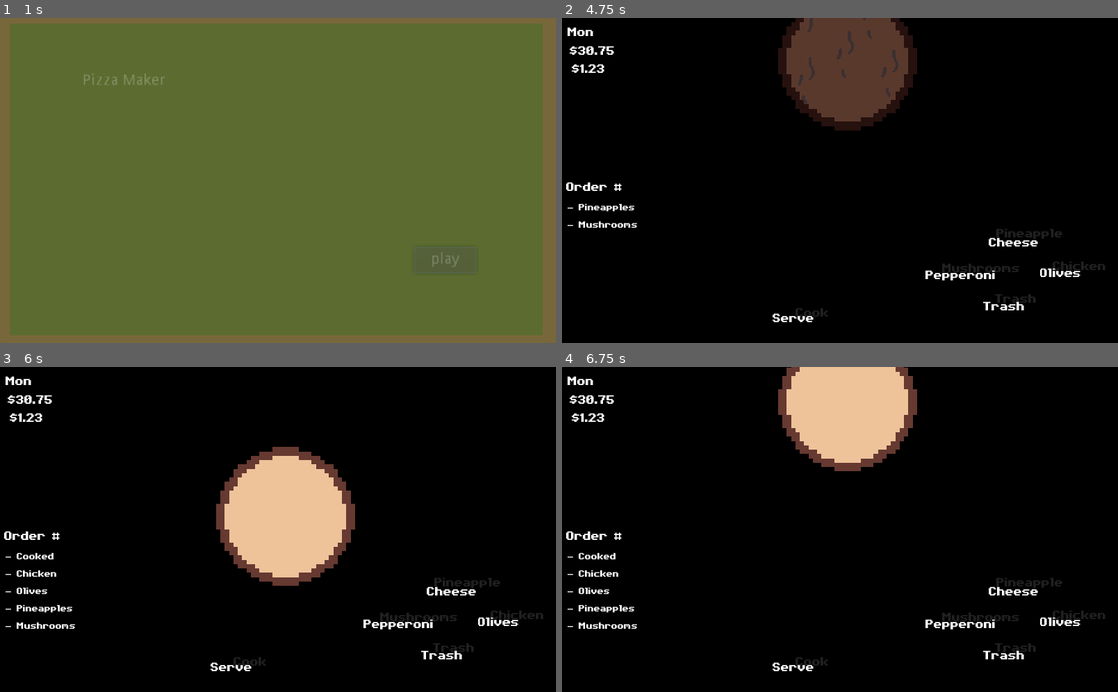
Above: before the commit, frames 1-4 (two rows, left to right).
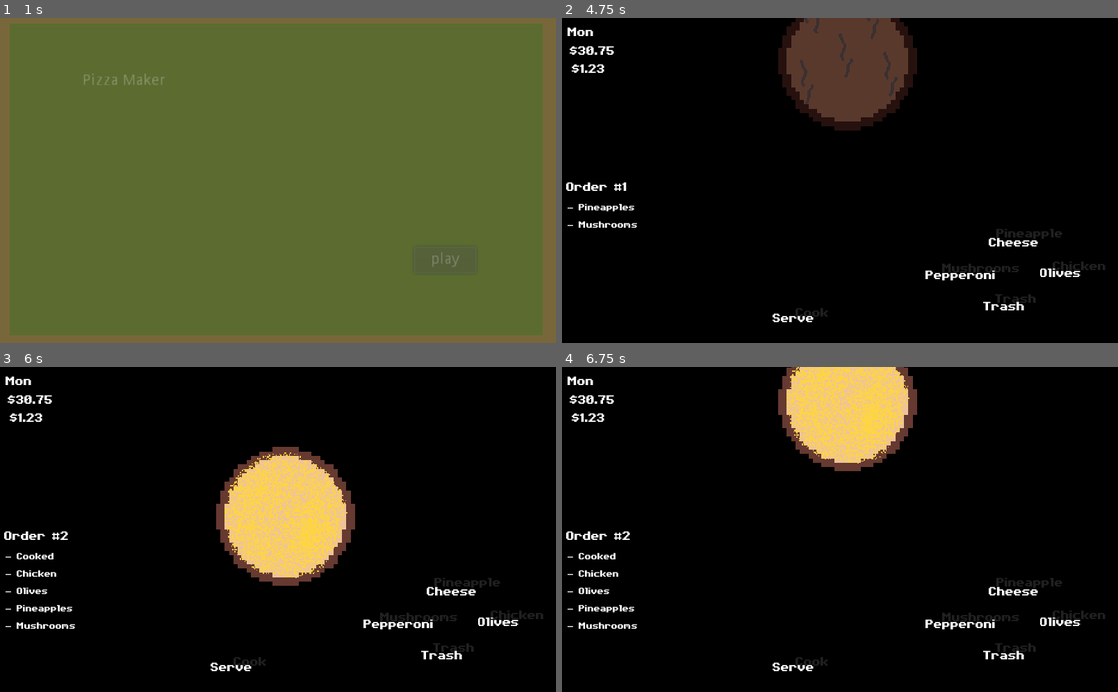
Above: after the commit, the same moments.

Repository: Boyquotes/pizza-maker
Game: Godot game, scene res://game/scene/main_menu.tscn
Same seed, same stepped clock (60 frames per second), same inputs: the game is played once before the commit and once after it.
Inputs:
- Up to frame 1 (1 s): click "play" at 0.5 s
- Up to frame 2 (4.75 s): tap Enter (ui_accept) at 1.25, 1.52, 2.27, 3.5, 3.77, 4.25, 4.52 s; hold Up (up_topping) 1.28-2.78 s; hold Shift (left_shift) 2.78-4.28 s; hold Down (down_topping) from 4.28 s (still down)
- Up to frame 3 (6 s): release Down (down_topping) at 5.03 s; hold Right (right_topping) 5.03-5.78 s; tap Enter (ui_accept) at 5.27 s; hold Up (up_topping) from 5.78 s (still down)
- Up to frame 4 (6.75 s): tap Enter (ui_accept) at 6.5 s; release Up (up_topping) at 6.53 s; hold Right (right_topping) from 6.53 s (still down)

Frame 1 is identical in both runs. In frame 2, 0.6% of the frame differs, in the area x 10-61%, y 0-54%; in frame 3, 3.7%, in the area x 10-63%, y 26-65%; in frame 4, 3.2%.

Commit message:
Add adding topping sprite functionality and pizza check draft

Diff:
--- a/game/game.gd
+++ b/game/game.gd
@@ -25,6 +25,8 @@
 var daily_income: float
 var daily_tips: float
 var daily_expense: float
+
+var order_num: int
 var order_items: int = 3
 
 
@@ -42,7 +44,7 @@
 	self.trm_next_order.connect("timeout", self, "_start_new_round")
 	self.trm_order_time.connect("timeout", self, "_end_round")
 	self.pizza.connect("added_topping", self.hud, "turn_item_green")
-	self._start_new_round()
+	self._start_new_game()
 
 	print(_get_new_pizza_code(self.order_items))
 	print(_get_new_pizza_code(self.order_items))
@@ -52,6 +54,9 @@
 	print(_get_new_pizza_code(self.order_items))
 
 
+func _start_new_game() -> void:
+	self.order_num = 0
+	self._start_new_round()
 
 func _process(delta: float) -> void:
 	self.is_shift_held = Input.is_action_pressed("left_shift")
@@ -104,9 +109,10 @@
 
 func _start_new_round() -> void:
 	self.hud.reset_order_color()
+	self.order_num += 1
 	self.pizza.reset()
 	self.order_pizza_code = _get_new_pizza_code(self.order_items)
-	self.hud.update_order_list(self.order_pizza_code)
+	self.hud.update_order_list(self.order_pizza_code, self.order_num)
 	# TODO: change to start_new_order
 	self.daily_expense += self.cost_of_dough
 	self.animation_player.play("slide_pizza_in")
@@ -132,6 +138,14 @@
 func _end_round() -> void:
 	print("time ran out, customer left")
 
+func _check_pizza() -> void:
+	print(str("Order was: ", self.order_pizza_code))
+	print(str("Player made: ", self.pizza.pizza_code))
+	if self.order_pizza_code == self.pizza.pizza_code:
+		print("Correct Order")
+	else:
+		print("Wrong Order")
+
 func _on_animation_done(anim_name: String):
 	match anim_name:
 		"slide_pizza_in":
@@ -139,6 +153,7 @@
 		"slide_pizza_out":
 			print("pizza has been served")
 			# TODO: Check if pizza was right
+			self._check_pizza()
 			self.pizza.reset()
 			self.trm_next_order.start(self.break_time)
 			# Reset pizza
--- a/game/hud/HUD.gd
+++ b/game/hud/HUD.gd
@@ -15,6 +15,7 @@
 onready var down_back: Label = $DownBack
 onready var right_back: Label = $RightBack
 onready var bottom_back: Label = $BottomBack
+onready var order_number: Label = $OrderNumber
 
 onready var order_list: VBoxContainer = $Order
 
@@ -71,8 +72,9 @@
 	for c in self.order_list.get_children():
 		c.modulate = Color("ffffff")
 
-func update_order_list(code: Array) -> void:
+func update_order_list(code: Array, order_num: int) -> void:
 	#for c in self.order_list.get_children():
+	self.order_number.text = str("Order #", order_num)
 	for i in code.size():
 		self.order_list.get_child(i).visible = code[i]
 
--- a/game/hud/HUD.tscn
+++ b/game/hud/HUD.tscn
@@ -94,7 +94,7 @@
 text = "Cook"
 align = 1
 
-[node name="Static" type="Label" parent="."]
+[node name="OrderNumber" type="Label" parent="."]
 margin_left = 4.0
 margin_top = 147.0
 margin_right = 139.0
--- a/game/pizza/pizza.gd
+++ b/game/pizza/pizza.gd
@@ -14,9 +14,21 @@
 }
 
 onready var dough: Sprite = $Dough
-onready var peps: Sprite = $Toppings/Peps
+#onready var peps: Sprite = $Toppings/Peps
 
 onready var scaleUp: Vector2 = self.scale
+
+onready var cheese_sprite: Sprite = $Toppings/Cheese
+onready var peps_sprite: Sprite = $Toppings/Peps
+onready var mushrooms_sprite: Sprite = $Toppings/Mushrooms
+onready var chicken_sprite: Sprite = $Toppings/Chicken
+onready var olives_sprite: Sprite = $Toppings/Olives
+onready var pineapples_sprite: Sprite = $Toppings/Pineapples
+
+
+
+
+
 
 var pizza_code: Array
 var is_cooked: bool
@@ -106,7 +118,25 @@
 func _adding_topping(topping_code: int) -> void:
 	self.pulse()
 	_update_code(topping_code)
+	_show_sprite(topping_code)
 	self.emit_signal("added_topping", topping_code)
+
+func _show_sprite(topping_code: int) -> void:
+	match topping_code:
+		0:
+			pass
+		1:
+			self.cheese_sprite.visible = true
+		2:
+			self.peps_sprite.visible = true
+		3:
+			self.chicken_sprite.visible = true
+		4:
+			self.olives_sprite.visible = true
+		5:
+			self.pineapples_sprite.visible = true
+		6:
+			self.mushrooms_sprite.visible = true
 
 func add_topping(topping: String) -> void:
 	print("here")
--- a/game/pizza/pizza.tscn
+++ b/game/pizza/pizza.tscn
@@ -109,31 +109,30 @@
 [node name="Steam" type="AnimatedSprite" parent="SteamSprites"]
 position = Vector2( -36, -45 )
 frames = SubResource( 9 )
-frame = 5
 playing = true
 
 [node name="Steam2" type="AnimatedSprite" parent="SteamSprites"]
 position = Vector2( 39, 14 )
 frames = SubResource( 9 )
-frame = 4
+frame = 5
 playing = true
 
 [node name="Steam3" type="AnimatedSprite" parent="SteamSprites"]
 position = Vector2( 22, -39 )
 frames = SubResource( 9 )
-frame = 4
+frame = 5
 playing = true
 
 [node name="Steam4" type="AnimatedSprite" parent="SteamSprites"]
 position = Vector2( -2, -3 )
 frames = SubResource( 9 )
-frame = 4
+frame = 5
 playing = true
 
 [node name="Steam5" type="AnimatedSprite" parent="SteamSprites"]
 position = Vector2( -38, 21 )
 frames = SubResource( 9 )
-frame = 4
+frame = 5
 playing = true
 
 [node name="Area2D" type="Area2D" parent="."]
